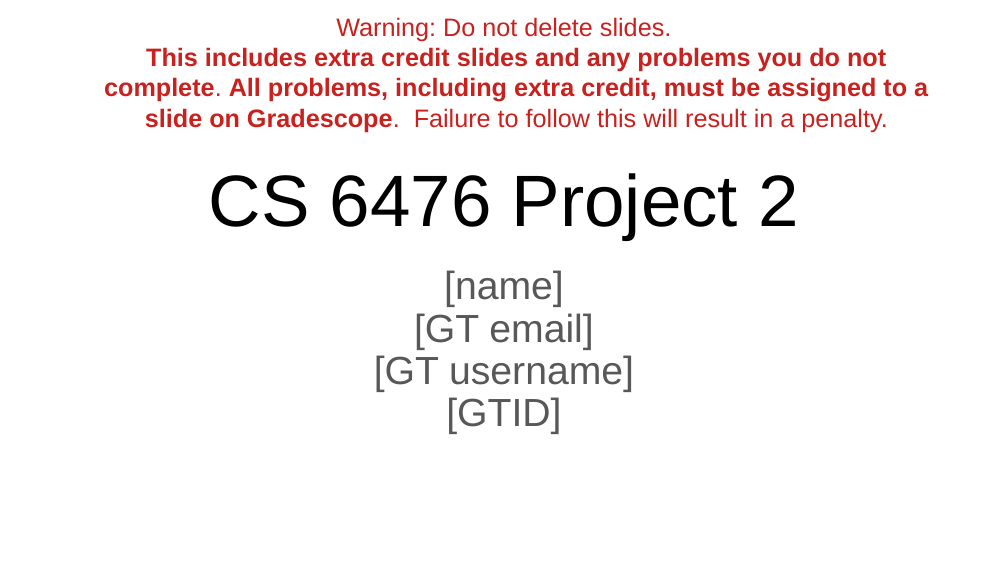
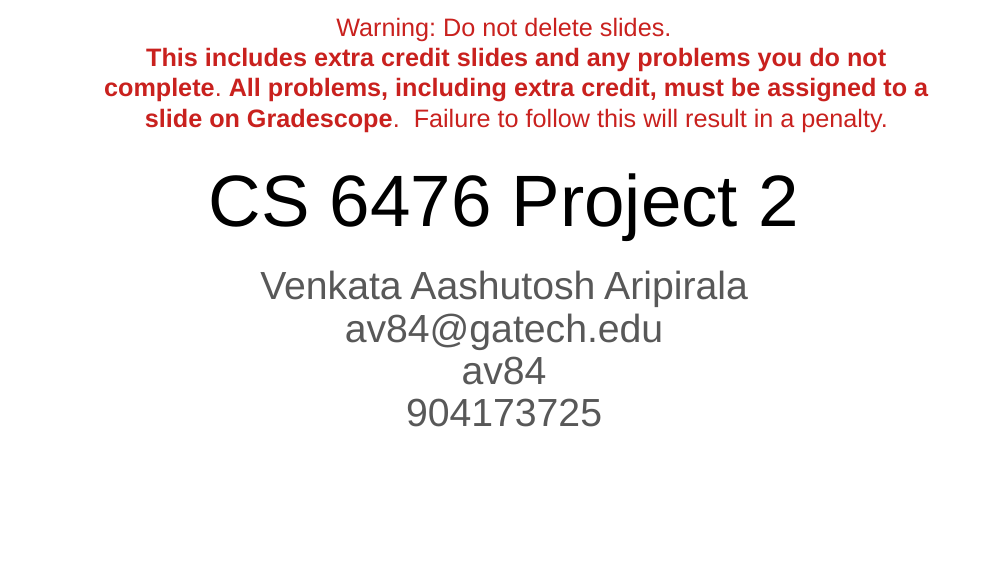
Before and after one commit to aashutoshav/Computer-Vision-Project-2, a slide deck: slide 1 of docs/proj2_report.pptx. Drawn at 1008x567 pixels with LibreOffice and Linux fonts; fonts in the diff are those of the drawing. Boxes give left, top, right and bottom in pixels: in the first picture for what was removed or moved away, otherwise in the second. Text is boxed around its words. In the diff, an @@ line names an element or a change of style, - is before the commit and + after.

```diff
--- a/docs/proj2_report.pptx
+++ b/docs/proj2_report.pptx
@@ text at (260,270,748,427): text changed @@
-[name]
-[GT email]
-[GT username]
-[GTID]
+Venkata Aashutosh Aripirala
+av84@gatech.edu
+av84
+904173725
```
Also in this commit, not shown: 13 other slides changed, 8 other files.
